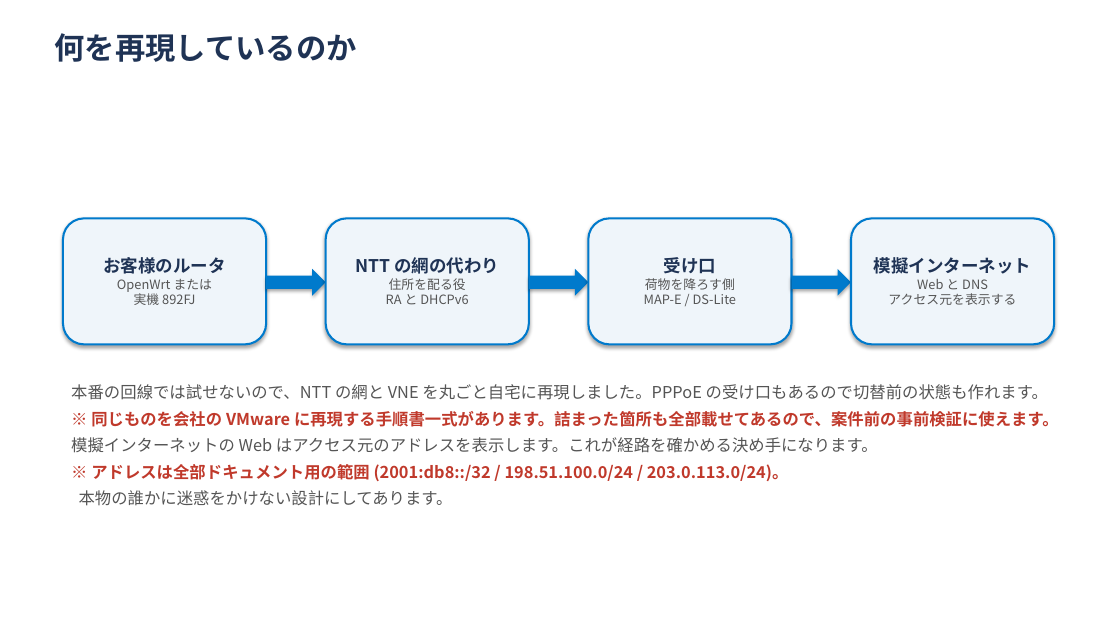
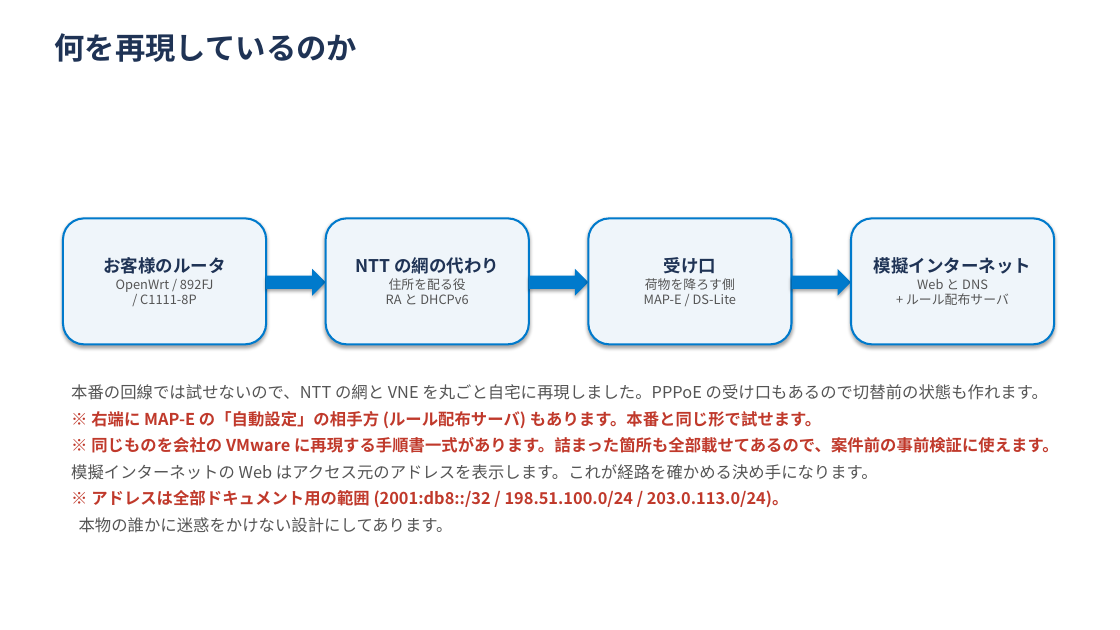
Before and after one commit to ginchankawaii/claude-code-book-template, a slide deck: slide 38 of docs/ipoe-lab/slides/setsumeikai.pptx (slide 37 before the commit). Drawn at 1120x630 pixels with LibreOffice and Linux fonts; fonts in the diff are those of the drawing. Boxes give left, top, right and bottom in pixels: in the first picture for what was removed or moved away, otherwise in the second. Text is boxed around its words. In the diff, an @@ line names an element or a change of style, - is before the commit and + after.

```diff
--- a/docs/ipoe-lab/slides/setsumeikai.pptx
+++ b/docs/ipoe-lab/slides/setsumeikai.pptx
@@ text in rounded rectangle at [116,279,214,304]: text changed @@
-OpenWrt または
-実機 892FJ
+OpenWrt / 892FJ
+/ C1111-8P
@@ text in rounded rectangle at [906,279,1009,305]: text changed @@
-Web と DNS
-アクセス元を表示する
+Web と DNS
++ ルール配布サーバ
@@ text at [91,411,821,428]: paragraph added @@
+※ 右端に MAP-E の「自動設定」の相手方 (ルール配布サーバ) もあります。本番と同じ形で試せます。
```
Also in this commit, not shown: 5 other slides changed, 3 slides added, 2 other files.
